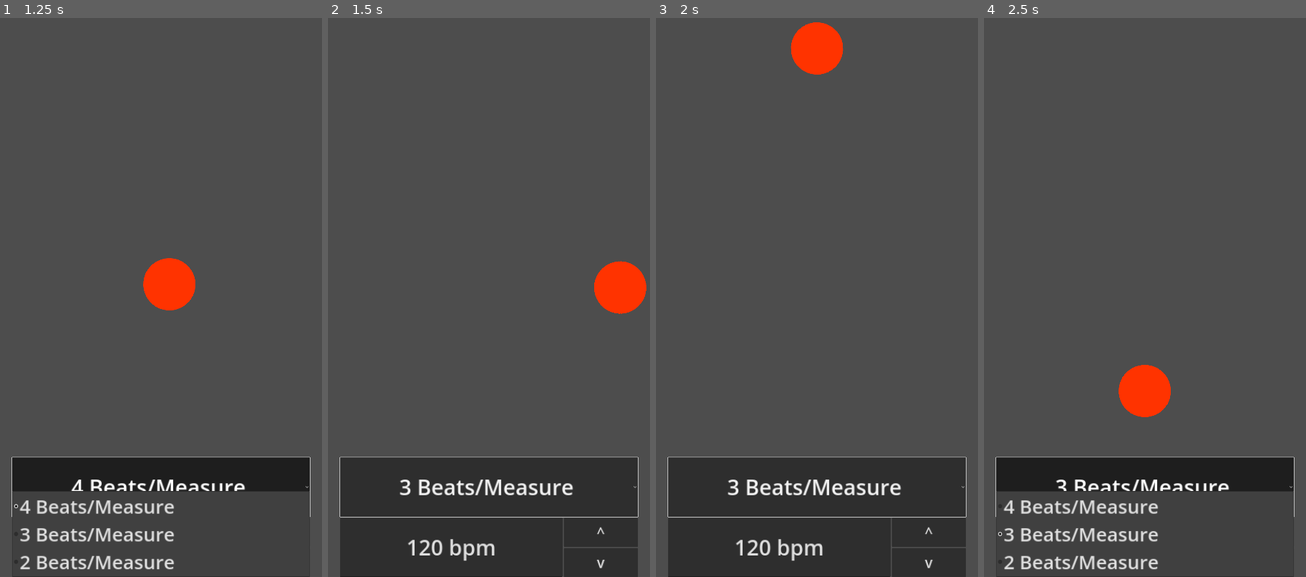
Above: before the commit, frames 1-4 (left to right).
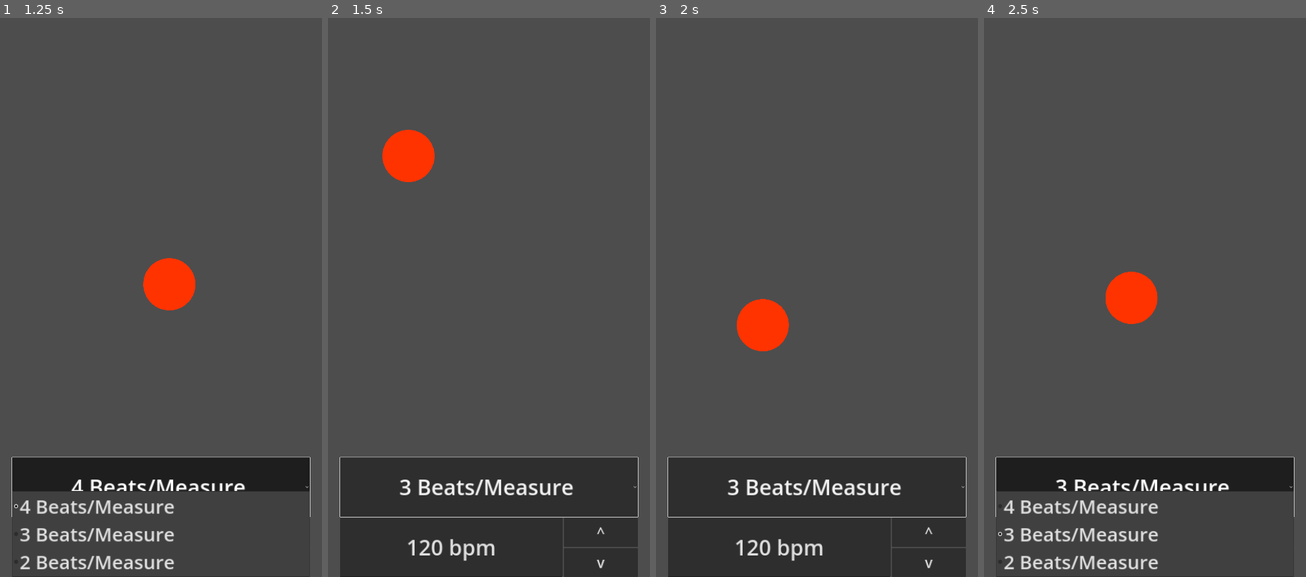
Above: after the commit, the same moments.

Repository: hackerkid27/virtual-conductor
Game: Godot game, scene res://scenes/Main.tscn
Same seed, same stepped clock (60 frames per second), same inputs: the game is played once before the commit and once after it.
Inputs:
- Up to frame 1 (1.25 s): click "4 Beats/Measure" at 0.5 s
- Up to frame 2 (1.5 s): click "^" at 1.25 s
- Up to frame 3 (2 s): no input
- Up to frame 4 (2.5 s): click "3 Beats/Measure" at 2 s

Frame 1 is identical in both runs. In frame 2, 2.4% of the frame differs, in the area x 16-99%, y 20-53%; in frame 3, 2.4%, in the area x 25-59%, y 0-60%; in frame 4, 2.4%.

Commit message:
Fix 2-beat animation issue

Diff:
--- a/scenes/Animation.tscn
+++ b/scenes/Animation.tscn
@@ -1,22 +1,22 @@
-[gd_scene load_steps=9 format=3 uid="uid://c1sy7ss0tx7kf"]
+[gd_scene load_steps=10 format=3 uid="uid://c1sy7ss0tx7kf"]
 
 [ext_resource type="Texture2D" uid="uid://bndsg5lf3xcyf" path="res://assets/marker-orange.png" id="1_ehj0r"]
 
 [sub_resource type="Animation" id="Animation_58wnk"]
 resource_name = "beat-2"
 loop_mode = 1
-step = 0.125
+step = 0.0625
 tracks/0/type = "value"
 tracks/0/imported = false
 tracks/0/enabled = true
-tracks/0/path = NodePath("Animation/Beat2/PathFollow2D:progress_ratio")
+tracks/0/path = NodePath("Animation/Beat2/PathFollow2D:progress")
 tracks/0/interp = 1
 tracks/0/loop_wrap = true
 tracks/0/keys = {
-"times": PackedFloat32Array(0, 0.125, 0.25, 0.5, 1),
-"transitions": PackedFloat32Array(1, 1, 1, 1, 1),
+"times": PackedFloat32Array(0, 0.5, 1),
+"transitions": PackedFloat32Array(1, 1, 1),
 "update": 0,
-"values": [0.617, 0.7659, 0.0, 0.409, 0.617]
+"values": [1815.0, 4133.17, 4743.17]
 }
 
 [sub_resource type="Animation" id="Animation_4wxcf"]
@@ -55,8 +55,24 @@
 "values": [0.0, 0.2848, 0.459, 0.7235, 1.0]
 }
 
+[sub_resource type="Animation" id="Animation_tvn7t"]
+length = 0.001
+tracks/0/type = "value"
+tracks/0/imported = false
+tracks/0/enabled = true
+tracks/0/path = NodePath("Animation/Beat2/PathFollow2D:progress")
+tracks/0/interp = 1
+tracks/0/loop_wrap = true
+tracks/0/keys = {
+"times": PackedFloat32Array(0),
+"transitions": PackedFloat32Array(1),
+"update": 0,
+"values": [1200.0]
+}
+
 [sub_resource type="AnimationLibrary" id="AnimationLibrary_q3qps"]
 _data = {
+"RESET": SubResource("Animation_tvn7t"),
 "beat-2": SubResource("Animation_58wnk"),
 "beat-3": SubResource("Animation_4wxcf"),
 "beat-4": SubResource("Animation_d7r7w")
@@ -115,9 +131,9 @@
 metadata/_edit_group_ = true
 
 [node name="PathFollow2D" type="PathFollow2D" parent="Beat2"]
-position = Vector2(662.807, 1094.19)
-rotation = 3.12892
-progress = 1809.77
+position = Vector2(657.574, 1094.2)
+rotation = -3.13063
+progress = 1815.0
 
 [node name="Sprite2D" type="Sprite2D" parent="Beat2/PathFollow2D"]
 texture = ExtResource("1_ehj0r")
--- a/scenes/UI.tscn
+++ b/scenes/UI.tscn
@@ -69,6 +69,7 @@
 size_flags_vertical = 3
 text = "v"
 
+[connection signal="item_selected" from="VBoxContainer/BeatSelector" to="." method="_on_beat_selector_item_selected"]
 [connection signal="value_changed" from="VBoxContainer/TempoSpinBox" to="." method="_on_tempo_spin_box_value_changed"]
 [connection signal="pressed" from="VBoxContainer/TempoSpinBox/VBoxContainer/ButtonUp" to="VBoxContainer/TempoSpinBox" method="_on_button_up_pressed"]
 [connection signal="pressed" from="VBoxContainer/TempoSpinBox/VBoxContainer/ButtonDown" to="VBoxContainer/TempoSpinBox" method="_on_button_down_pressed"]
